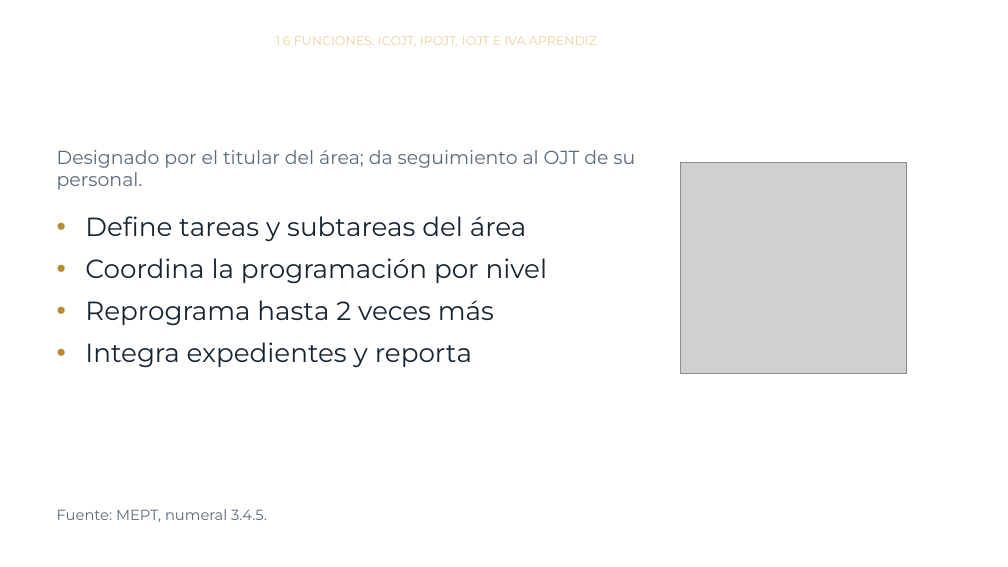
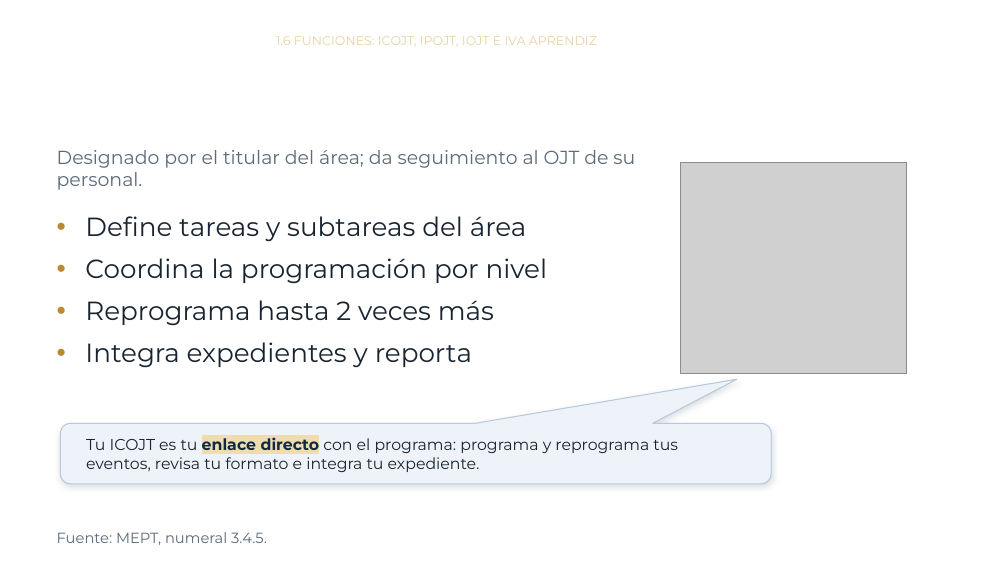
Before and after one commit to jmfigueroah01-creator/Curso-MEPT-OJT, a slide deck: slide 26 of modulo1.pptx. Drawn at 1008x567 pixels with LibreOffice and Linux fonts; fonts in the diff are those of the drawing; grey boxes stand for pictures; background and template pictures are left out. Boxes give left, top, right and bottom in pixels: in the first picture for what was removed or moved away, otherwise in the second. Text is boxed around its words. In the diff, an @@ line names an element or a change of style, - is before the commit and + after.

```diff
--- a/modulo1.pptx
+++ b/modulo1.pptx
@@ rounded speech box added at bbox=[60, 423, 771, 484], fill #EEF3F9, outline #B7C9DD 1 pt, 15 pt, text #182430 @@
+Tu ICOJT es tu enlace directo con el programa: programa y reprograma tus eventos, revisa tu formato e integra tu expediente.
@@ text "Fuente: MEPT, numeral 3.4.5.": place and size @@
-text "Fuente: MEPT, numeral 3.4.5." at bbox=[57, 509, 267, 522]
+text "Fuente: MEPT, numeral 3.4.5." at bbox=[57, 532, 267, 545]
```
Also in this commit, not shown: 13 other slides changed, 1 other file.
